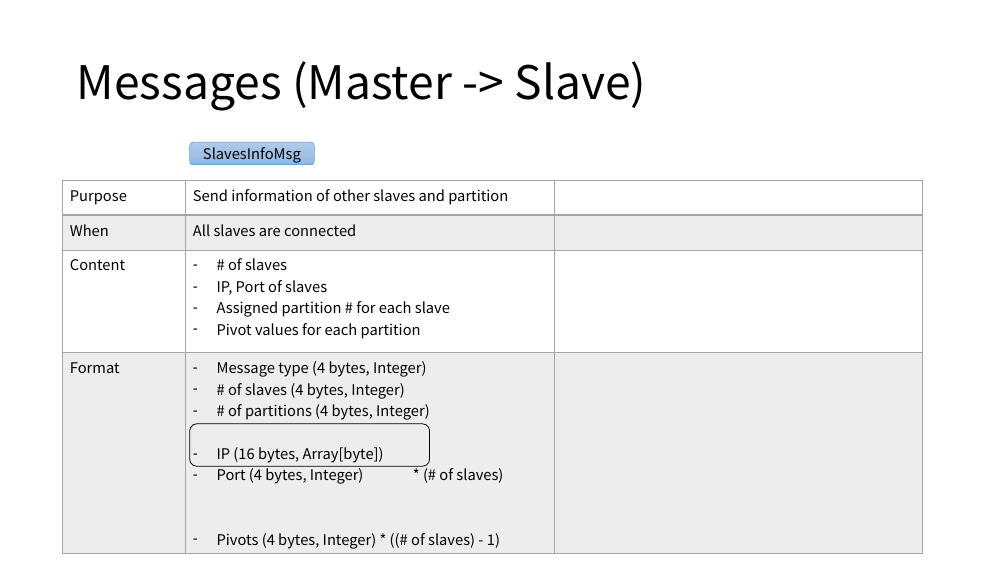
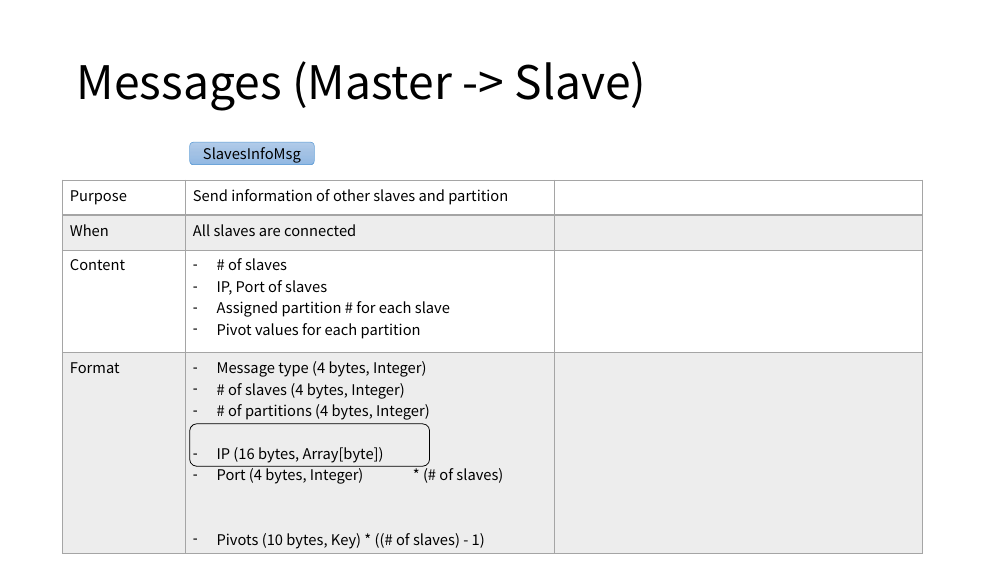
Before and after one commit to Eyebrowmoon/CS490, a slide deck: slide 4 of project.pptx. Drawn at 1008x567 pixels with LibreOffice and Linux fonts; fonts in the diff are those of the drawing. Boxes give left, top, right and bottom in pixels: in the first picture for what was removed or moved away, otherwise in the second. Text is boxed around its words. In the diff, an @@ line names an element or a change of style, - is before the commit and + after.

```diff
--- a/project.pptx
+++ b/project.pptx
@@ table at (62,180,923,553) @@
-row 4, column 2: Message type (4 bytes, Integer) / # of slaves (4 bytes, Integer) / # of partitions (4 bytes, Integer) / IP (16 bytes, Array[byte]) / Port (4 bytes, Integer) * (# of slaves) / Pivots (4 bytes, Integer) * ((# of slaves) - 1)
+row 4, column 2: Message type (4 bytes, Integer) / # of slaves (4 bytes, Integer) / # of partitions (4 bytes, Integer) / IP (16 bytes, Array[byte]) / Port (4 bytes, Integer) * (# of slaves) / Pivots (10 bytes, Key) * ((# of slaves) - 1)
```
Also in this commit, not shown: 12 other slides changed, 2 slides added, 1 slide removed.
